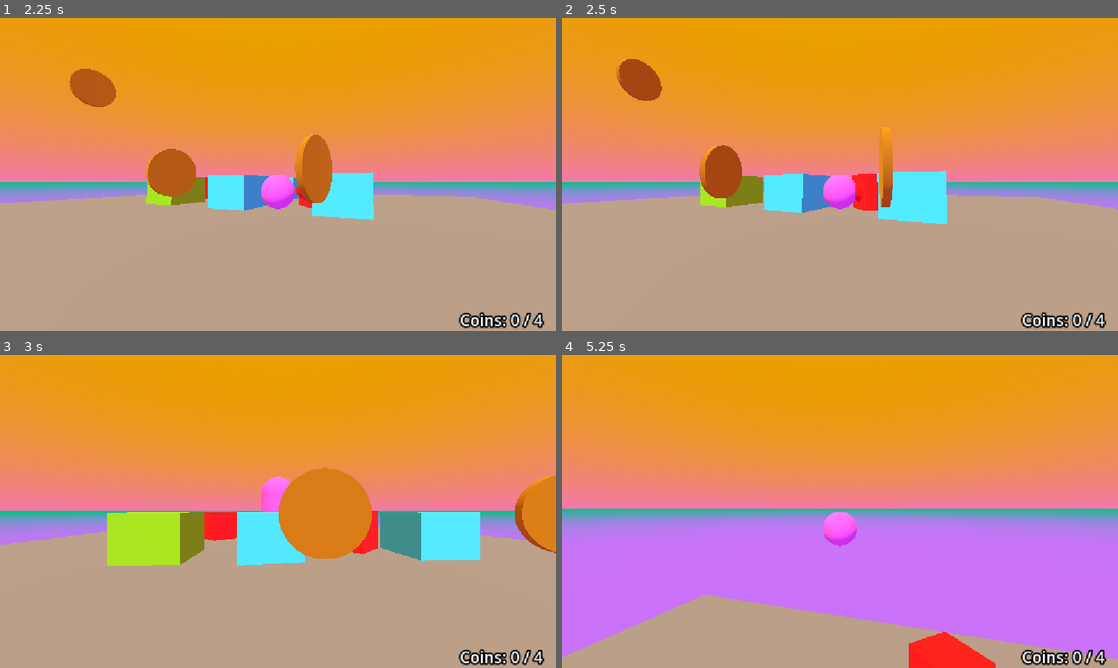
Above: before the commit, frames 1-4 (two rows, left to right).
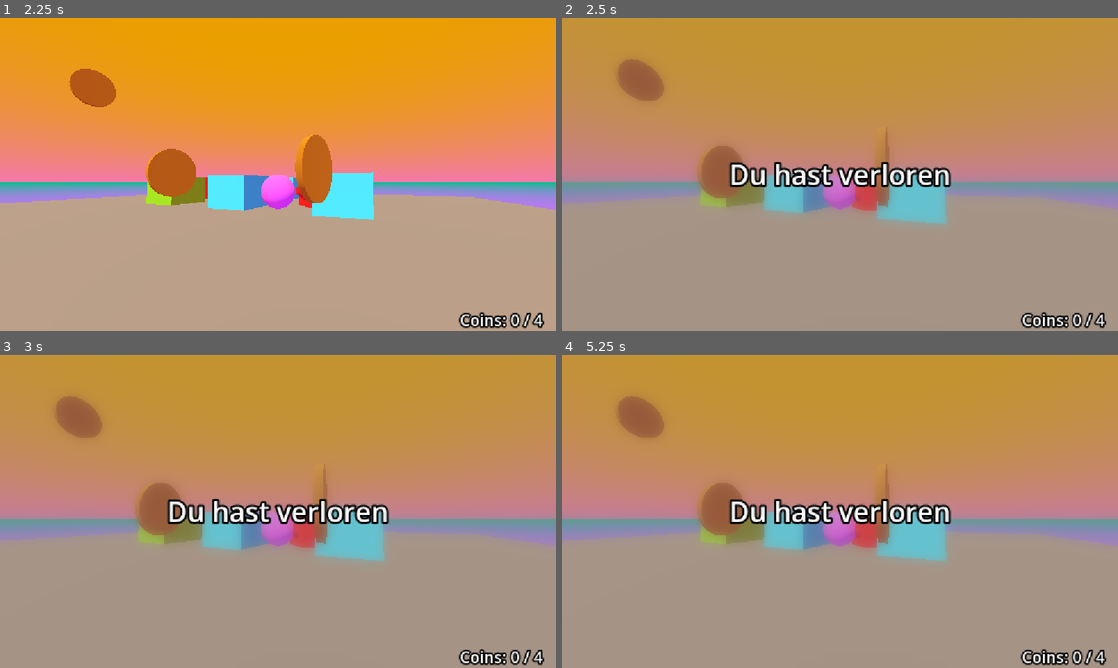
Above: after the commit, the same moments.

Repository: 17Dodecahedrons/Spieleentwicklungskurs
Game: Godot game, scene res://szenen/level_1.tscn
Same seed, same stepped clock (60 frames per second), same inputs: the game is played once before the commit and once after it.
Inputs (mouse positions are in pixels of both pictures, inside the frame that each line leads up to):
- Up to frame 1 (2.25 s): move the mouse to (272, 180) at 0.52 s; hold Ctrl (crouch) 0.53-1.28 s; hold W (forward) from 0.53 s (still down); tap Space (jump) at 0.77, 1.52 s; move the mouse to (316, 177) at 1.27 s; tap Shift (sprint) at 1.35 s; move the mouse to (233, 171) at 2.02 s; hold Ctrl (crouch) from 2.03 s (still down)
- Up to frame 2 (2.5 s): keep holding W (forward); keep holding Ctrl (crouch)
- Up to frame 3 (3 s): move the mouse to (283, 511) at 2.77 s; release W (forward) at 2.78 s; release Ctrl (crouch) at 2.78 s; hold A (left) from 2.78 s (still down); tap Shift (sprint) at 2.85 s
- Up to frame 4 (5.25 s): tap Space (jump) at 3.02, 3.77, 4.52 s; move the mouse to (817, 505) at 3.52 s; release A (left) at 3.53 s; hold Ctrl (crouch) 3.53-4.28 s; hold W (forward) from 3.53 s (still down); move the mouse to (867, 511) at 4.27 s; tap Shift (sprint) at 4.35 s; move the mouse to (812, 511) at 5.02 s; hold Ctrl (crouch) from 5.03 s (still down)

Frame 1 is identical in both runs. In frame 2, 62% of the frame differs, in the area x 0-100%, y 0-68%; in frame 3, 64%; in frame 4, 88%, in the area x 0-100%, y 0-100%.

Commit message:
enemy collision

Diff:
--- a/skripte/game_manager.gd
+++ b/skripte/game_manager.gd
@@ -6,6 +6,8 @@
 @onready var blur_screen = $CanvasLayerBlur
 @onready var death_barrier = get_tree().current_scene.find_child("DeathBarrier")
 @onready var coins = get_tree().current_scene.find_child("Coins")
+@onready var player = get_tree().current_scene.find_child("Steve").find_child("CharacterBody3D")
+@onready var enemies = get_tree().current_scene.find_child("Gegner")
 @onready var coin_count = coins.get_child_count()
 var current_coins = 0
 var game_over = false
@@ -21,6 +23,12 @@
 func _update_hud() -> void:
 	hud_label.text = "Coins: " + str(current_coins) + " / " + str(coin_count)
 
+######################## Gegner Managen
+
+func _delete_enemy(body: CharacterBody3D) -> void:
+	var enemy_root = body.get_parent()
+	enemy_root.queue_free()
+
 ######################## Starteinstellungen
 
 func _ready() -> void:
@@ -32,6 +40,19 @@
 	# Signal
 	if death_barrier.has_signal("trigger_loss"):
 		death_barrier.trigger_loss.connect(_trigger_loss)
+
+	if player.has_signal("trigger_loss"):
+		player.trigger_loss.connect(_trigger_loss)
+		pass
+
+	if player.has_signal("defeat_enemy"):
+		player.defeat_enemy.connect(_delete_enemy)
+
+	for enemy in enemies.get_children():
+		var enemy_body = enemy.find_child("CharacterBody3D")
+		if enemy_body.has_signal("trigger_loss"):
+			print("a")
+			enemy_body.trigger_loss.connect(_trigger_loss)
 
 	for coin in coins.get_children():
 		if coin.has_signal("collected"):
--- a/skripte/gegner.gd
+++ b/skripte/gegner.gd
@@ -5,6 +5,7 @@
 # Variablen um Gehen und Umdrehen zu kontrollieren
 var keep_moving = true
 var still_turning = false
+signal trigger_loss()
 
 func _physics_process(delta: float) -> void:
 	# Schwerkraft
@@ -35,4 +36,11 @@
 			still_turning = false # Umdrehen ist fertig
 			keep_moving = true # Wir können uns wieder bewegen
 
+	# Kollisionen
+	for index in get_slide_collision_count():
+		var collision = get_slide_collision(index)
+		var collider = collision.get_collider()
+		if collider.is_in_group("player"):
+			trigger_loss.emit()
+
 	move_and_slide()
--- a/skripte/steve.gd
+++ b/skripte/steve.gd
@@ -9,6 +9,9 @@
 const JB_COOLDOWN = 0.5 # Halbe Sekunde
 var JB_allow_jump = true # Schalter
 var JB_timer = 0.0
+# Signale
+signal defeat_enemy(body: CharacterBody3D)
+signal trigger_loss()
 
 func _physics_process(delta: float) -> void: # delta: Sekunden seitdem letztem Frame
 	# Springen
@@ -57,6 +60,9 @@
 	for index in self.get_slide_collision_count(): # Iteriere über Kollisionen
 		var collision = self.get_slide_collision(index) # Nimm dir Kollision
 		var collider = collision.get_collider() # Objekt mit dem wir kollidieren
+		# Null Instanzen ausweichen
+		if not is_instance_valid(collider):
+			continue
 		if collider is RigidBody3D:
 			var push_dir = -collision.get_normal() # Lineare Algebra Magie
 			collider.apply_central_impulse(push_dir * 0.3)
@@ -67,6 +73,14 @@
 			JB_timer = JB_COOLDOWN
 			# Jiggle
 			collider._jiggle()
+		if collider.is_in_group("enemy"):
+			# Springen wir von oben drauf? Prüfe mit Linearer Algebra Magie
+			var normal = collision.get_normal()
+			if normal.dot(Vector3.UP) > 0.7:
+				# Wir kommen von Oben
+				defeat_enemy.emit(collider)
+			else:
+				trigger_loss.emit()
 
 	# Jump Bubble Timer
 	if not JB_allow_jump:
--- a/szenen/gegner_1.tscn
+++ b/szenen/gegner_1.tscn
@@ -21,7 +21,7 @@
 
 [node name="Gegner1" type="Node3D" unique_id=288702134]
 
-[node name="CharacterBody3D" type="CharacterBody3D" parent="." unique_id=1359034901]
+[node name="CharacterBody3D" type="CharacterBody3D" parent="." unique_id=1359034901 groups=["enemy"]]
 collision_layer = 8
 collision_mask = 15
 script = ExtResource("1_rqac0")
